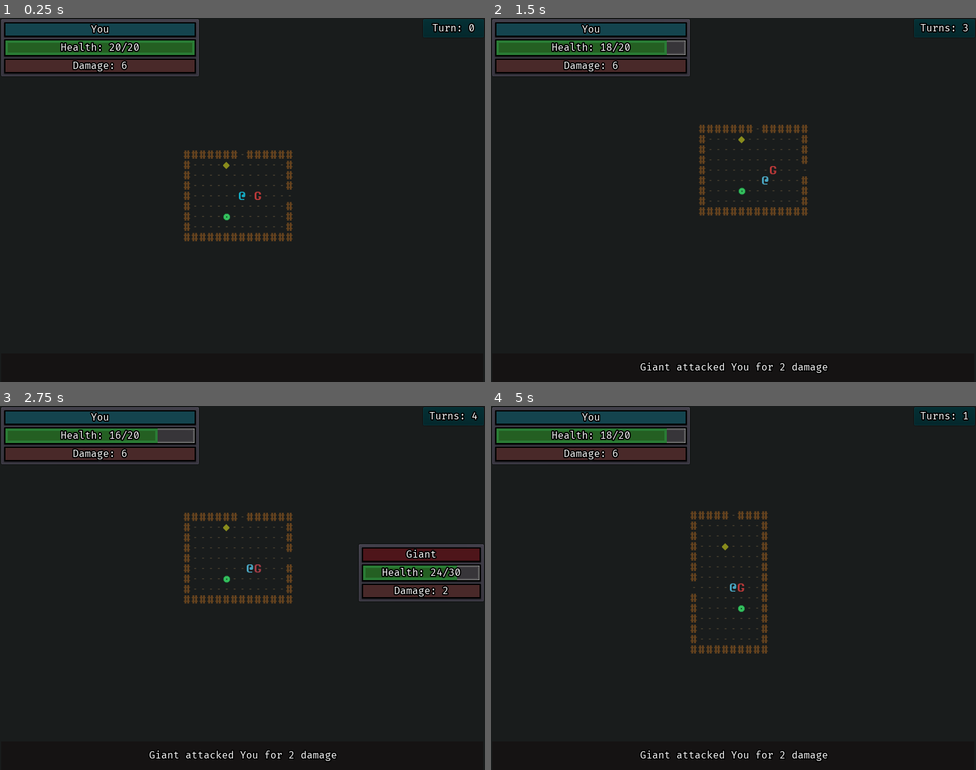
Above: before the commit, frames 1-4 (two rows, left to right).
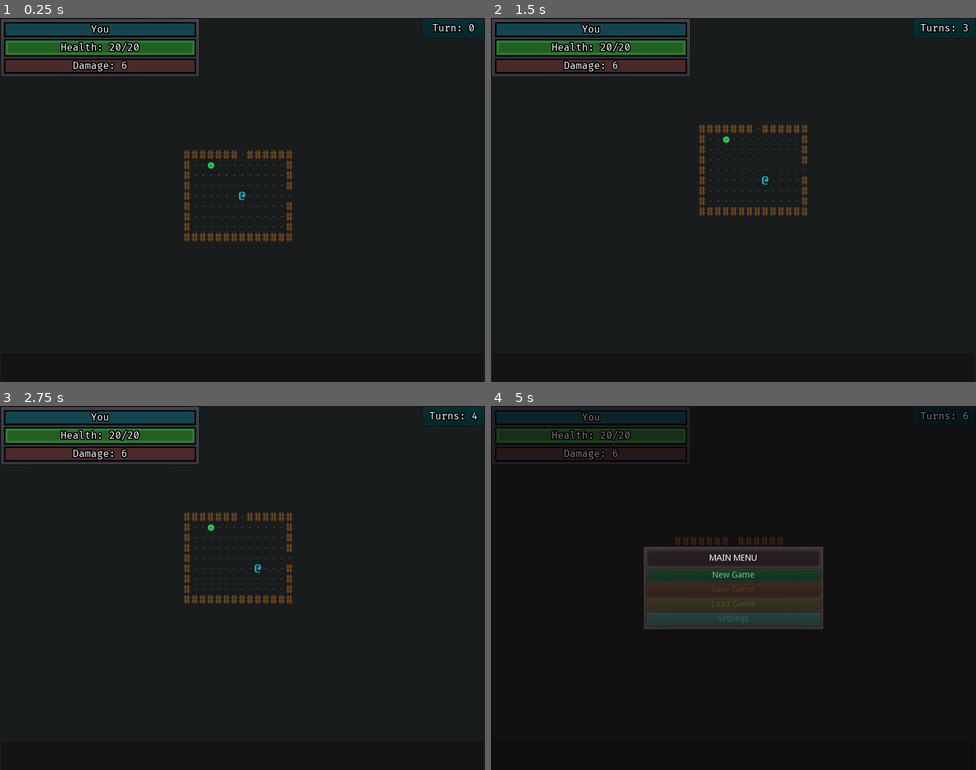
Above: after the commit, the same moments.

Repository: ZenCoderGames/ZRoguelikeGame
Game: Godot game, scene res://scene/main/MainScene.tscn
Two runs of this game, one before a commit and one after it. Both use one fixed random seed, a clock stepped at 60 frames per second and the inputs below.
Inputs:
- Up to frame 1 (0.25 s): no input
- Up to frame 2 (1.5 s): hold Right (move_right) 0.53-1.28 s; tap S (cam_move_down) at 0.6 s; hold Down (move_down) from 1.28 s (still down); tap A (cam_move_left) at 1.35 s
- Up to frame 3 (2.75 s): tap Enter at 2 s; release Down (move_down) at 2.03 s; hold Right (move_right) from 2.03 s (still down); tap D (cam_move_right) at 2.1 s
- Up to frame 4 (5 s): tap R (reset_dungeon, bound only before the commit) at 2.75, 3.5, 4.15 s; release Right (move_right) at 2.78 s; hold Up (move_up) 2.78-3.53 s; tap W (cam_move_up) at 2.85 s; hold Left (move_left) from 3.53 s (still down); tap Q (cam_zoom_in) at 3.6 s; tap E (cam_zoom_out) at 4.35 s; tap M (toggle_main_menu, bound only after the commit) at 4.9 s

The runs differ from the first frame. In frame 1, less than 0.1% of the frame differs, in the area x 42-54%, y 39-56%; in frame 2, 0.5%; in frame 3, 4.3%; in frame 4, 11%, in the area x 0-100%, y 0-98%.

Commit message:
Main Menu Hooked Up

Diff:
--- a/project.godot
+++ b/project.godot
@@ -183,6 +183,11 @@
 "class": "ItemUI",
 "language": "GDScript",
 "path": "res://scripts/battle/ui/ItemUI.gd"
+}, {
+"base": "Node",
+"class": "MainMenuUI",
+"language": "GDScript",
+"path": "res://scripts/battle/ui/MainMenuUI.gd"
 }, {
 "base": "Reference",
 "class": "Passive",
@@ -275,6 +280,7 @@
 "Item": "",
 "ItemData": "",
 "ItemUI": "",
+"MainMenuUI": "",
 "Passive": "",
 "PassiveData": "",
 "PlayerCharacter": "",
@@ -366,14 +372,14 @@
 "events": [ Object(InputEventKey,"resource_local_to_scene":false,"resource_name":"","device":0,"alt":false,"shift":false,"control":false,"meta":false,"command":false,"pressed":false,"scancode":65,"physical_scancode":0,"unicode":0,"echo":false,"script":null)
  ]
 }
-reset_dungeon={
-"deadzone": 0.5,
-"events": [ Object(InputEventKey,"resource_local_to_scene":false,"resource_name":"","device":0,"alt":false,"shift":false,"control":false,"meta":false,"command":false,"pressed":false,"scancode":82,"physical_scancode":0,"unicode":0,"echo":false,"script":null)
- ]
-}
 toggle_inventory={
 "deadzone": 0.5,
 "events": [ Object(InputEventKey,"resource_local_to_scene":false,"resource_name":"","device":0,"alt":false,"shift":false,"control":false,"meta":false,"command":false,"pressed":false,"scancode":73,"physical_scancode":0,"unicode":0,"echo":false,"script":null)
+ ]
+}
+toggle_main_menu={
+"deadzone": 0.5,
+"events": [ Object(InputEventKey,"resource_local_to_scene":false,"resource_name":"","device":0,"alt":false,"shift":false,"control":false,"meta":false,"command":false,"pressed":false,"scancode":0,"physical_scancode":77,"unicode":0,"echo":false,"script":null)
  ]
 }
 
--- a/scene/main/MainScene.tscn
+++ b/scene/main/MainScene.tscn
@@ -39,8 +39,6 @@
 playerDamageColor = Color( 0.0823529, 0.666667, 0.760784, 1 )
 enemyDamageColor = Color( 0.862745, 0.341176, 0.341176, 1 )
 timeBetweenMoves = 0.2
-debugSpawnEnemyInFirstRoom = "GIANT_00"
-debugSpawnItemInFirstRoom = "NECRO_STAFF"
 debugStartRoomColor = Color( 0.0980392, 0.6, 0.105882, 1 )
 debugCriticalPathRoomColor = Color( 0.576471, 0.337255, 0.12549, 1 )
 debugEndRoomColor = Color( 0.792157, 0.270588, 0.270588, 1 )
@@ -83,4 +81,5 @@
 [node name="BattleUI" parent="CanvasLayer" instance=ExtResource( 2 )]
 
 [node name="MainMenuUI" parent="CanvasLayer" instance=ExtResource( 8 )]
+unique_name_in_owner = true
 visible = false
--- a/scripts/battle/BattleInstance.gd
+++ b/scripts/battle/BattleInstance.gd
@@ -3,6 +3,7 @@
 class_name BattleInstance
 
 onready var view:BattleView = $"%View"
+onready var mainMenuUI:MainMenuUI = $"%MainMenuUI"
 
 export var showWallColor:Color
 export var showFloorColor:Color
@@ -28,6 +29,10 @@
 signal OnDungeonInitialized()
 signal OnDungeonRecreated()
 signal OnToggleInventory()
+signal OnMainMenuOn()
+signal OnMainMenuOff()
+
+var onGameOver:bool
 
 func _init():
 	Dungeon.init(self)
@@ -38,14 +43,36 @@
 	emit_signal("OnDungeonInitialized")
 
 func _create_dungeon():
+	_shared_dungeon_init()
+
+func restart_dungeon():
+	Dungeon.clean_up()
+	_toggle_main_menu()
+	_shared_dungeon_init()
+	emit_signal("OnDungeonRecreated")
+
+func _shared_dungeon_init():
 	Dungeon.create()
+	onGameOver = false
+	Dungeon.player.connect("OnDeath", self, "_on_game_over")
+
 
 func _unhandled_input(event: InputEvent) -> void:
-	if event.is_action_pressed(Constants.INPUT_RESET_DUNGEON):
-		Dungeon.clean_up()
-		Dungeon.create()
-		emit_signal("OnDungeonRecreated")
+	if onGameOver:
+		return
 
-	# inventory
 	if event.is_action_pressed(Constants.INPUT_TOGGLE_INVENTORY):
 		emit_signal("OnToggleInventory")
+
+	if event.is_action_pressed(Constants.INPUT_TOGGLE_MAIN_MENU):
+		_toggle_main_menu()
+
+func _toggle_main_menu():
+	mainMenuUI.visible = !mainMenuUI.visible
+	if mainMenuUI.visible:
+		emit_signal("OnMainMenuOn")
+	else:
+		emit_signal("OnMainMenuOff")
+
+func _on_game_over():
+	onGameOver = true
--- a/scripts/battle/PlayerInput.gd
+++ b/scripts/battle/PlayerInput.gd
@@ -12,6 +12,8 @@
 	Dungeon.connect("OnPlayerCreated", self, "_register_player")
 	Dungeon.battleInstance.connect("OnDungeonInitialized", self, "_on_dungeon_init")
 	Dungeon.battleInstance.connect("OnDungeonRecreated", self, "_on_dungeon_init")
+	Dungeon.battleInstance.connect("OnMainMenuOn", self, "on_main_menu_on")
+	Dungeon.battleInstance.connect("OnMainMenuOff", self, "on_main_menu_off")
 
 func _register_player(playerRef):
 	player = playerRef
@@ -23,6 +25,12 @@
 
 func _on_player_death():
 	disableInput = true
+
+func on_main_menu_on():
+	disableInput = true
+
+func on_main_menu_off():
+	disableInput = false
 
 func _unhandled_input(event: InputEvent) -> void:
 	if event.is_action_pressed(Constants.INPUT_EXIT_GAME):
--- a/scripts/battle/ui/BattleUI.gd
+++ b/scripts/battle/ui/BattleUI.gd
@@ -18,11 +18,8 @@
 # inventory UI
 const InventoryUI := preload("res://ui/battle/InventoryUI.tscn")
 var inventoryUI:InventoryUI = null
-# death UI
-onready var deathUI:Node = get_node("DeathUI")
 
 func _ready():
-	deathUI.visible = false
 	Dungeon.battleInstance.connect("OnDungeonInitialized", self, "_on_dungeon_init")
 	Dungeon.battleInstance.connect("OnDungeonRecreated", self, "_on_dungeon_recreated")
 	Dungeon.battleInstance.connect("OnToggleInventory", self, "_on_toggle_inventory")
@@ -42,13 +39,11 @@
 	_shared_init()
 
 func _shared_init():
-	deathUI.visible = false
 	playerUI = CharacterUI.instance()
 	playerPanel.add_child(playerUI)
 
 	inventoryUI.init(Dungeon.player)
 
-	Dungeon.player.connect("OnDeath", self, "_on_player_death")
 	Dungeon.player.connect("OnCharacterMoveToCell", self, "_on_player_move")
 	Dungeon.player.connect("OnNearbyEntityFound", self, "_on_entity_nearby")
 	Dungeon.player.inventory.connect("OnItemAdded", self, "_on_item_picked_by_player")
@@ -77,9 +72,6 @@
 	detailsLabel.text = str(item.data.displayName, " picked up ")
 	yield(get_tree().create_timer(1), "timeout")
 	detailsUI.visible = false
-
-func _on_player_death():
-	deathUI.visible = true
 
 # INFO PANEL
 func _on_player_move():
--- /dev/null
+++ b/scripts/battle/ui/MainMenuUI.gd
@@ -0,0 +1,50 @@
+extends Node
+
+class_name MainMenuUI
+
+onready var newGameButton:Button = $"%NewGameButton"
+onready var saveGameButton:Button = $"%SaveGameButton"
+onready var loadGameButton:Button = $"%LoadGameButton"
+onready var settingsButton:Button = $"%SettingsButton"
+
+onready var deathUI:Node = $"%DeathUI"
+
+# Called when the node enters the scene tree for the first time.
+func _ready():
+	newGameButton.connect("button_up", self, "on_new_game")
+	saveGameButton.connect("button_up", self, "on_save_game")
+	loadGameButton.connect("button_up", self, "on_load_game")
+	settingsButton.connect("button_up", self, "on_settings")
+	deathUI.visible = false
+
+	Dungeon.battleInstance.connect("OnDungeonInitialized", self, "_on_dungeon_init")
+	Dungeon.battleInstance.connect("OnDungeonRecreated", self, "_on_dungeon_recreated")
+
+func _on_dungeon_init():
+	_shared_init()
+
+func _on_dungeon_recreated():
+	_clean_up()
+	_shared_init()
+
+func _shared_init():
+	Dungeon.player.connect("OnDeath", self, "_on_game_over")
+
+func on_new_game():
+	Dungeon.battleInstance.restart_dungeon()
+
+func on_save_game():
+	pass
+
+func on_load_game():
+	pass
+
+func on_settings():
+	pass
+
+func _on_game_over():
+	get_node(".").visible = true
+	deathUI.visible = true
+
+func _clean_up():
+	deathUI.visible = false
--- a/scripts/library/Constants.gd
+++ b/scripts/library/Constants.gd
@@ -27,7 +27,7 @@
 
 # INPUTS
 const INPUT_EXIT_GAME: String = "exit"
-const INPUT_RESET_DUNGEON: String = "reset_dungeon"
+const INPUT_TOGGLE_MAIN_MENU: String = "toggle_main_menu"
 
 const INPUT_TOGGLE_INVENTORY: String = "toggle_inventory"
 
--- a/ui/MainGUI.tscn
+++ b/ui/MainGUI.tscn
@@ -34,39 +34,6 @@
 margin_bottom = 550.0
 alignment = 1
 
-[node name="DeathUI" type="Control" parent="."]
-margin_top = 161.0
-margin_right = 801.0
-margin_bottom = 503.0
-
-[node name="Panel" type="Panel" parent="DeathUI"]
-self_modulate = Color( 0.262745, 0.207843, 0.207843, 0.47451 )
-margin_left = -1.0
-margin_top = -158.0
-margin_right = 798.0
-margin_bottom = 436.0
-
-[node name="Label" type="Label" parent="DeathUI/Panel"]
-margin_left = 146.0
-margin_top = 152.0
-margin_right = 402.0
-margin_bottom = 251.0
-rect_scale = Vector2( 2, 2 )
-theme = ExtResource( 1 )
-text = "YOU DIED!"
-align = 1
-valign = 1
-
-[node name="Label2" type="Label" parent="DeathUI/Panel"]
-margin_left = 476.0
-margin_top = 492.0
-margin_right = 776.0
-margin_bottom = 591.0
-theme = ExtResource( 1 )
-text = "Press 'R' to restart"
-align = 1
-valign = 1
-
 [node name="TurnContainer" type="PanelContainer" parent="."]
 self_modulate = Color( 0.0784314, 0.764706, 0.717647, 1 )
 anchor_left = 1.0
--- a/ui/MainMenuUI.tscn
+++ b/ui/MainMenuUI.tscn
@@ -1,8 +1,12 @@
-[gd_scene format=2]
+[gd_scene load_steps=3 format=2]
+
+[ext_resource path="res://scripts/battle/ui/MainMenuUI.gd" type="Script" id=1]
+[ext_resource path="res://themes/guiTheme.tres" type="Theme" id=2]
 
 [node name="MainMenuUI" type="Control"]
 anchor_right = 1.0
 anchor_bottom = 1.0
+script = ExtResource( 1 )
 
 [node name="Panel" type="Panel" parent="."]
 self_modulate = Color( 0.258824, 0.227451, 0.227451, 0.545098 )
@@ -11,7 +15,33 @@
 size_flags_horizontal = 3
 size_flags_vertical = 3
 
+[node name="DeathUI" type="Control" parent="."]
+unique_name_in_owner = true
+visible = false
+margin_top = 100.0
+margin_right = 801.0
+margin_bottom = 442.0
+
+[node name="Panel" type="Panel" parent="DeathUI"]
+self_modulate = Color( 0.262745, 0.207843, 0.207843, 0.47451 )
+margin_left = -1.0
+margin_top = -158.0
+margin_right = 798.0
+margin_bottom = 436.0
+
+[node name="Label" type="Label" parent="DeathUI/Panel"]
+margin_left = 146.0
+margin_top = 152.0
+margin_right = 402.0
+margin_bottom = 251.0
+rect_scale = Vector2( 2, 2 )
+theme = ExtResource( 2 )
+text = "YOU DIED!"
+align = 1
+valign = 1
+
 [node name="PanelContainer" type="PanelContainer" parent="."]
+self_modulate = Color( 1, 0.839216, 0.729412, 1 )
 anchor_left = 0.5
 anchor_top = 0.5
 anchor_right = 0.5
@@ -27,6 +57,7 @@
 margin_right = 293.0
 margin_bottom = 133.0
 size_flags_horizontal = 3
+size_flags_vertical = 3
 
 [node name="PanelContainer" type="PanelContainer" parent="PanelContainer/VBoxContainer"]
 self_modulate = Color( 0.619608, 0.509804, 0.509804, 1 )
@@ -45,6 +76,7 @@
 uppercase = true
 
 [node name="NewGameButton" type="Button" parent="PanelContainer/VBoxContainer"]
+unique_name_in_owner = true
 self_modulate = Color( 0.415686, 0.92549, 0.568627, 1 )
 margin_top = 32.0
 margin_right = 286.0
@@ -52,22 +84,28 @@
 text = "New Game"
 
 [node name="SaveGameButton" type="Button" parent="PanelContainer/VBoxContainer"]
-self_modulate = Color( 0.925781, 0.886623, 0.567764, 1 )
+unique_name_in_owner = true
+self_modulate = Color( 0.839216, 0.588235, 0.439216, 1 )
 margin_top = 56.0
 margin_right = 286.0
 margin_bottom = 76.0
+disabled = true
 text = "Save Game"
 
 [node name="LoadGameButton" type="Button" parent="PanelContainer/VBoxContainer"]
-self_modulate = Color( 0.956863, 0.94902, 0.541176, 1 )
+unique_name_in_owner = true
+self_modulate = Color( 0.843137, 0.764706, 0.454902, 1 )
 margin_top = 80.0
 margin_right = 286.0
 margin_bottom = 100.0
+disabled = true
 text = "Load Game"
 
 [node name="SettingsButton" type="Button" parent="PanelContainer/VBoxContainer"]
+unique_name_in_owner = true
 self_modulate = Color( 0.54902, 0.968627, 0.898039, 1 )
 margin_top = 104.0
 margin_right = 286.0
 margin_bottom = 124.0
+disabled = true
 text = "Settings"
